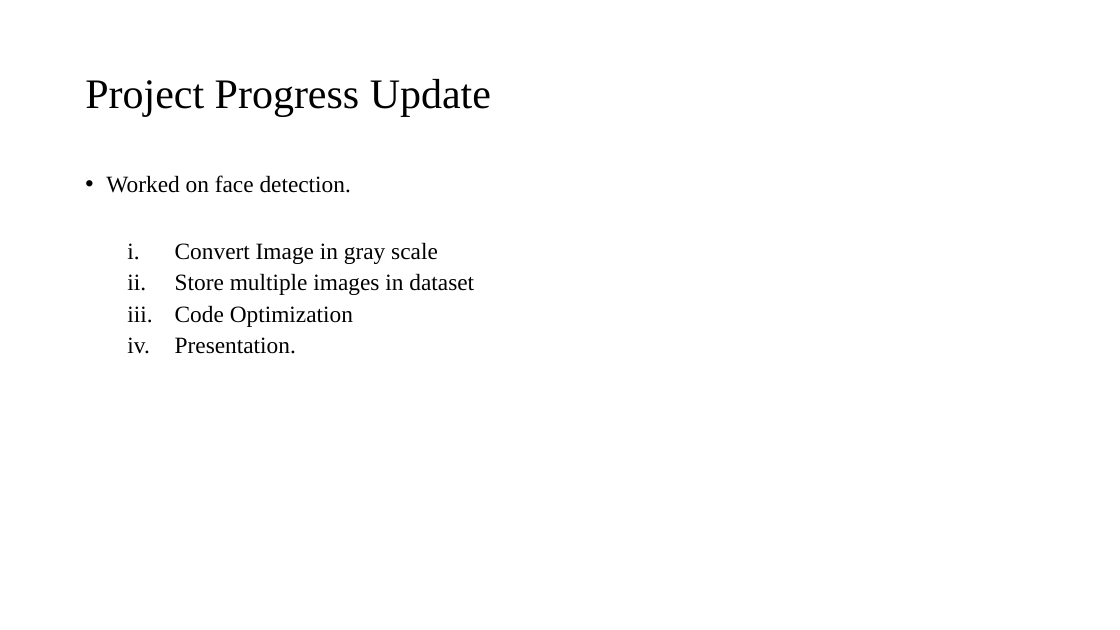
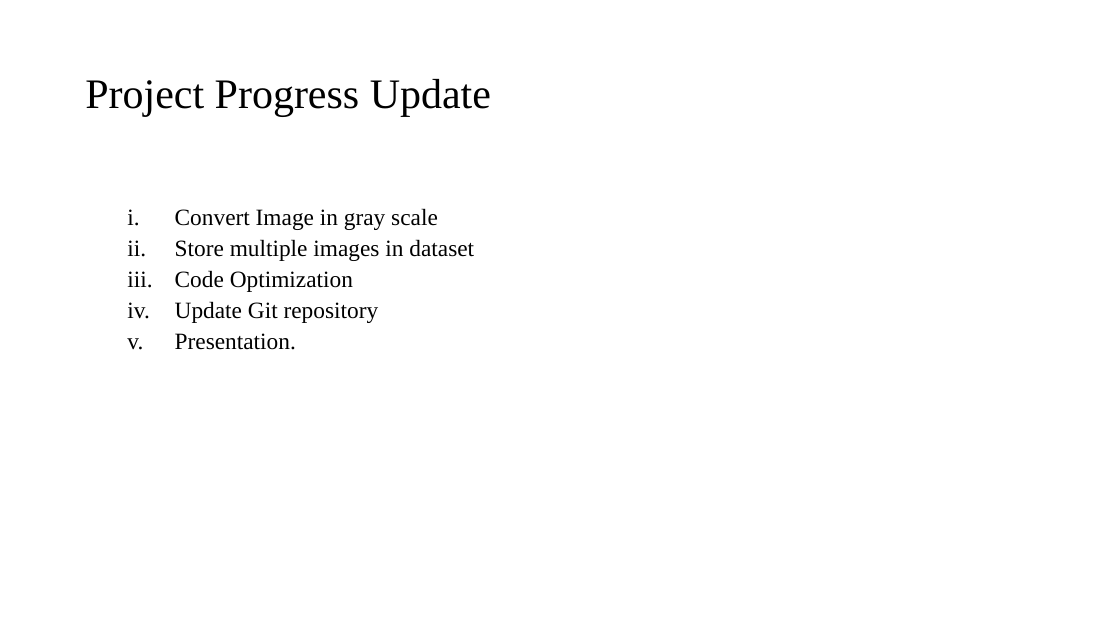
Before and after one commit to tilakpandya/Face_Recognition_Using_Thermal_Images, a slide deck: slide 5 of CRI AI Camaras.pptx. Drawn at 1120x630 pixels with LibreOffice and Linux fonts; fonts in the diff are those of the drawing; background and template pictures are left out. Boxes give left, top, right and bottom in pixels: in the first picture for what was removed or moved away, otherwise in the second. Text is boxed around its words. In the diff, an @@ line names an element or a change of style, - is before the commit and + after.

Commit message:
Week 4.2

```diff
--- a/CRI AI Camaras.pptx
+++ b/CRI AI Camaras.pptx
@@ text at (106, 175, 351, 193): paragraph removed @@
-• Worked on face detection.
@@ text at (175, 301, 379, 323): paragraph added @@
+  iv. Update Git repository
```
